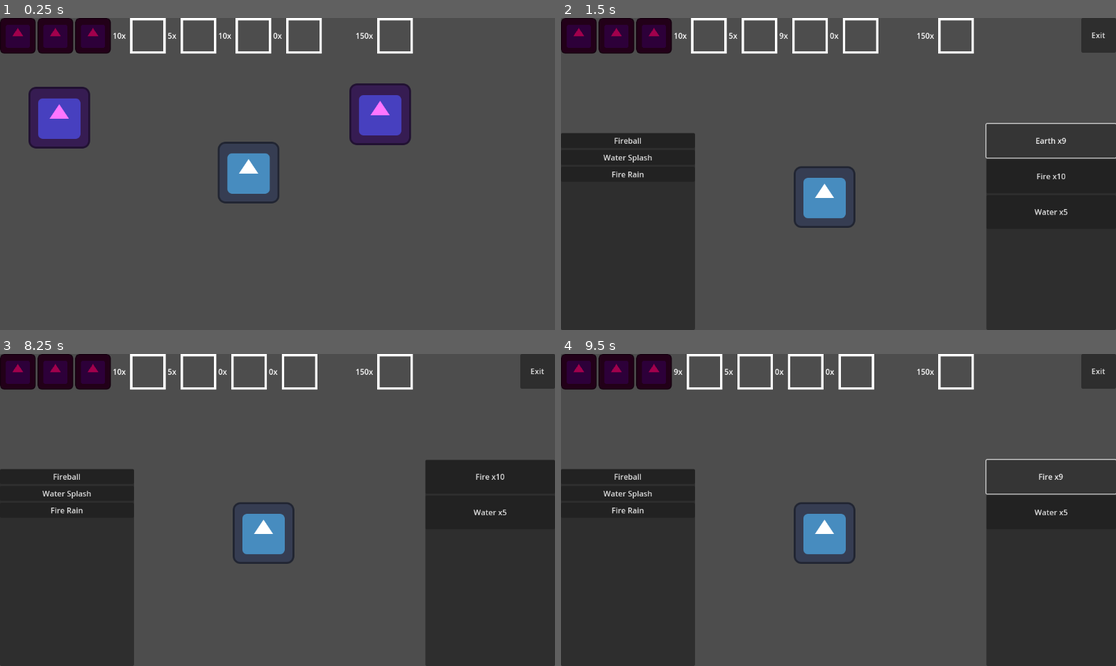
Above: before the commit, frames 1-4 (two rows, left to right).
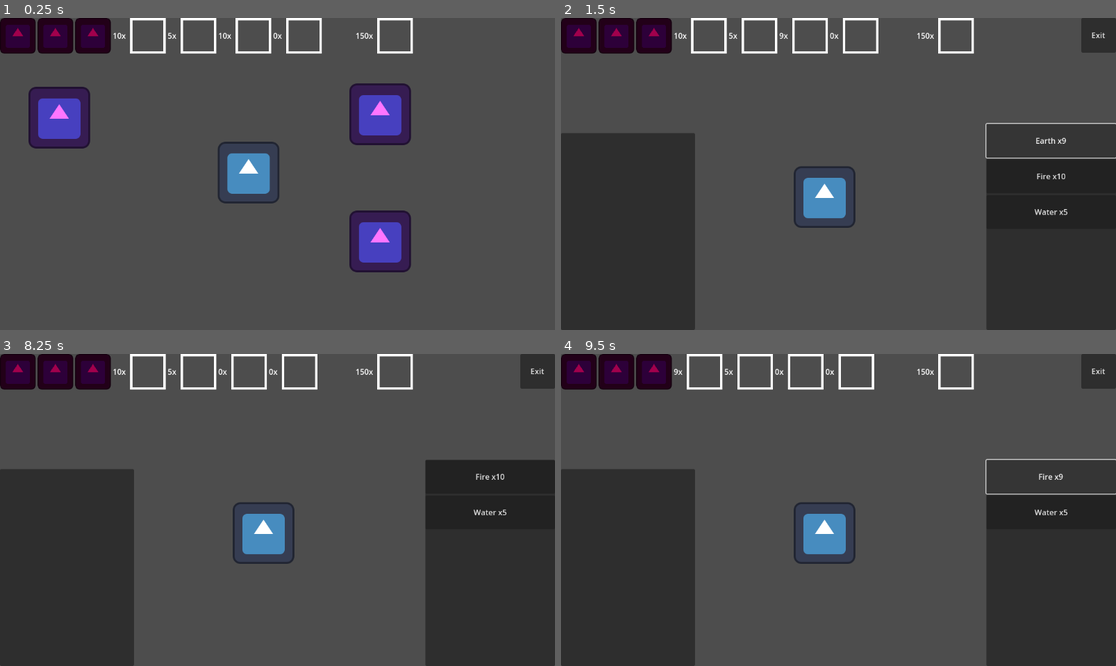
Above: after the commit, the same moments.

Repository: FixelDev/true-philosophers-stone
Game: Godot game, scene res://scenes/starting_level.tscn
The game is run twice, just before and just after one commit, with the same random seed, the same clock (stepped at 60 frames per second) and the same inputs. The engine's default icon, where the game draws it, is replaced by a stand-in: a white triangle on a blue panel in a dark square.
Inputs (mouse positions are in pixels of both pictures, inside the frame that each line leads up to):
- Up to frame 1 (0.25 s): no input
- Up to frame 2 (1.5 s): tap Enter at 0.5 s; move the mouse to (960, 158) at 0.52 s; hold D (right) 0.53-1.25 s; tap Mouse wheel down (change_spell_down) at 0.6 s; click (960, 158) at 0.67 s; tap Mouse wheel up (change_spell_up) at 0.8 s; click "Earth x10" at 1.25 s
- Up to frame 3 (8.25 s): click "Earth x9" at 2 s; click "Earth x8" at 2.75 s; click "Earth x7" at 3.5 s; click "Earth x6" at 4.25 s; click "Earth x5" at 5 s; click "Earth x4" at 5.75 s; click "Earth x3" at 6.5 s; click "Earth x2" at 7.25 s; click "Earth x1" at 8 s
- Up to frame 4 (9.5 s): click "Fire x10" at 8.75 s

The runs differ from the first frame. In frame 1, 2.2% of the frame differs, in the area x 62-75%, y 61-82%; in frame 2, 0.2%; in frame 3, 0.2%; in frame 4, 0.2%.

Commit message:
Finished spellbook, player can equip and unequip crafted spells, spells are being correctly equiped and can be casted by the player

Diff:
--- a/recipes/recipes_database.gd
+++ b/recipes/recipes_database.gd
@@ -32,3 +32,7 @@
 
 func _on_recipe_bought(id: String):
 	unlock_recipe(id)
+
+
+func are_all_recipes_unclocked() -> bool:
+	return unlocked_recipe_ids.size() == recipes.size()
--- a/recipes/recipes_database.tscn
+++ b/recipes/recipes_database.tscn
@@ -8,4 +8,3 @@
 [node name="RecipesDatabase" type="Node"]
 script = ExtResource("1_dceee")
 recipes = Array[Resource("res://recipes/recipe.gd")]([ExtResource("2_4h7f2"), ExtResource("3_7w6wg"), ExtResource("4_3n2h5")])
-unlocked_recipe_ids = Array[String](["fireball", "water_splash", "fire_rain"])
--- a/scenes/entities/player/player_spell_manager.gd
+++ b/scenes/entities/player/player_spell_manager.gd
@@ -8,6 +8,7 @@
 
 
 func _ready() -> void:
+	spellbook.add_equiped_spells()
 	spells_amount = spellbook.get_spells_amount()
 	equip_spell()
 
--- a/scenes/entities/player/spellbook.gd
+++ b/scenes/entities/player/spellbook.gd
@@ -1,11 +1,18 @@
 extends Node
 
 class_name Spellbook
+
+
+func add_equiped_spells() -> void:
+	for id in SpellDatabase.equiped_spell_ids:
+		var spell_scene: PackedScene = SpellDatabase.get_spell_scene(id)
+		var spell: Spell = spell_scene.instantiate()
+		add_child(spell)
 
 
 func get_spells_amount() -> int:
 	return get_children().size()
 
 
-func get_spell_by_index(index: int):
+func get_spell_by_index(index: int) -> Spell:
 	return get_child(index)
--- a/scenes/shop/shop.gd
+++ b/scenes/shop/shop.gd
@@ -27,6 +27,9 @@
 
 func randomize_recipe() -> void:
 	var randomized_recipe: Recipe
+
+	if RecipesDatabase.are_all_recipes_unclocked():
+		return
 
 	while true:
 		randomized_recipe = RecipesDatabase.get_random_recipe()
--- /dev/null
+++ b/scenes/spellbook_station/available_spell.gd
@@ -0,0 +1,28 @@
+extends Button
+
+class_name AvailableSpell
+
+var spell_id: String
+
+
+func _ready() -> void:
+	SpellDatabase.spell_equiped.connect(_on_spell_equiped)
+
+
+func set_spell(id: String) -> void:
+	spell_id = id
+
+	update_ui()
+
+
+func update_ui() -> void:
+	self.text = RecipesDatabase.get_recipe(spell_id).name
+
+
+func _on_spell_equiped(id: String):
+	if id == spell_id:
+		queue_free()
+
+
+func _on_pressed():
+	SpellDatabase.equip_spell(spell_id)
--- /dev/null
+++ b/scenes/spellbook_station/available_spell.tscn
@@ -0,0 +1,8 @@
+[gd_scene load_steps=2 format=3 uid="uid://bmq17p6cj24ej"]
+
+[ext_resource type="Script" path="res://scenes/spellbook_station/available_spell.gd" id="1_quhc4"]
+
+[node name="AvailableSpell" type="Button"]
+script = ExtResource("1_quhc4")
+
+[connection signal="pressed" from="." to="." method="_on_pressed"]
--- /dev/null
+++ b/scenes/spellbook_station/available_spells_panel.gd
@@ -0,0 +1,25 @@
+extends Panel
+
+@export var available_spell_scene: PackedScene
+@onready var available_spells_grid: GridContainer = %AvailableSpellsGrid
+
+
+func _ready() -> void:
+	SpellDatabase.spell_unequiped.connect(_on_spell_unequiped)
+
+
+	for id in SpellDatabase.available_spell_ids:
+		if SpellDatabase.equiped_spell_ids.has(id):
+			continue
+
+		instantiate_available_spell(id)
+
+
+func _on_spell_unequiped(id: String):
+	instantiate_available_spell(id)
+
+
+func instantiate_available_spell(id: String) -> void:
+	var available_spell: AvailableSpell = available_spell_scene.instantiate()
+	available_spells_grid.add_child(available_spell)
+	available_spell.set_spell(id)
--- /dev/null
+++ b/scenes/spellbook_station/selected_spells_panel.gd
@@ -0,0 +1,23 @@
+extends Panel
+
+@export var spellbook_slots: Array[SpellbookSlot]
+
+
+func _ready() -> void:
+	SpellDatabase.spell_equiped.connect(_on_spell_equiped)
+
+	for id in SpellDatabase.equiped_spell_ids:
+		equip_spell(id)
+
+
+func _on_spell_equiped(id: String) -> void:
+	equip_spell(id)
+
+
+func equip_spell(id: String) -> void:
+	for spellbook_slot in spellbook_slots:
+		if spellbook_slot.has_spell():
+			continue
+
+		spellbook_slot.set_spell(id)
+		break
--- /dev/null
+++ b/scenes/spellbook_station/spellbook_slot.gd
@@ -0,0 +1,45 @@
+extends ColorRect
+
+class_name SpellbookSlot
+
+@onready var remove_button: Button = $RemoveButton
+@onready var spell_name_text: Label = $SpellNameText
+
+var spell_id: String = ""
+
+
+func _ready() -> void:
+	SpellDatabase.spell_unequiped.connect(_on_spell_unequiped)
+
+
+func set_spell(id: String) -> void:
+	spell_id = id
+	update_ui()
+
+
+func update_ui() -> void:
+	if not has_spell():
+		spell_name_text.text = ""
+		remove_button.visible = false
+		return
+
+	spell_name_text.text = RecipesDatabase.get_recipe(spell_id).name
+	remove_button.visible = true
+
+
+func has_spell() -> bool:
+	return spell_id != ""
+
+
+func clear_slot() -> void:
+	spell_id = ""
+	update_ui()
+
+
+func _on_spell_unequiped(id: String) -> void:
+	if spell_id == id:
+		clear_slot()
+
+
+func _on_remove_button_pressed():
+	SpellDatabase.unequip_spell(spell_id)
--- /dev/null
+++ b/scenes/spellbook_station/spellbook_slot.tscn
@@ -0,0 +1,29 @@
+[gd_scene load_steps=2 format=3 uid="uid://c67ufxcoe5fvh"]
+
+[ext_resource type="Script" path="res://scenes/spellbook_station/spellbook_slot.gd" id="1_url2p"]
+
+[node name="SpellbookSlot" type="ColorRect"]
+custom_minimum_size = Vector2(100, 0)
+color = Color(0, 0, 0, 1)
+script = ExtResource("1_url2p")
+
+[node name="RemoveButton" type="Button" parent="."]
+visible = false
+layout_mode = 1
+offset_left = -12.0
+offset_top = -12.0
+offset_right = 12.0
+offset_bottom = 12.0
+text = "x"
+
+[node name="SpellNameText" type="Label" parent="."]
+layout_mode = 1
+anchors_preset = 15
+anchor_right = 1.0
+anchor_bottom = 1.0
+grow_horizontal = 2
+grow_vertical = 2
+horizontal_alignment = 1
+vertical_alignment = 1
+
+[connection signal="pressed" from="RemoveButton" to="." method="_on_remove_button_pressed"]
--- a/scenes/spellbook_station/spellbook_station.tscn
+++ b/scenes/spellbook_station/spellbook_station.tscn
@@ -1,4 +1,10 @@
-[gd_scene format=3 uid="uid://dumbs7gggw1ky"]
+[gd_scene load_steps=6 format=3 uid="uid://dumbs7gggw1ky"]
+
+[ext_resource type="Script" path="res://scenes/spellbook_station/available_spells_panel.gd" id="1_43e21"]
+[ext_resource type="Script" path="res://scenes/spellbook_station/selected_spells_panel.gd" id="1_gfjiw"]
+[ext_resource type="PackedScene" uid="uid://c67ufxcoe5fvh" path="res://scenes/spellbook_station/spellbook_slot.tscn" id="2_d2t0b"]
+[ext_resource type="PackedScene" uid="uid://bmq17p6cj24ej" path="res://scenes/spellbook_station/available_spell.tscn" id="2_lvlh2"]
+[ext_resource type="PackedScene" uid="uid://c5dkdfaw4o8pw" path="res://scenes/ui/exit_button.tscn" id="5_jnfyx"]
 
 [node name="SpellbookStation" type="Control"]
 layout_mode = 3
@@ -8,12 +14,15 @@
 grow_horizontal = 2
 grow_vertical = 2
 
-[node name="SelectedSpellsPanel" type="Panel" parent="."]
+[node name="SelectedSpellsPanel" type="Panel" parent="." node_paths=PackedStringArray("spellbook_slots")]
+unique_name_in_owner = true
 layout_mode = 1
 anchors_preset = 9
 anchor_bottom = 1.0
 offset_right = 809.0
 grow_vertical = 2
+script = ExtResource("1_gfjiw")
+spellbook_slots = [NodePath("HBoxContainer/SpellbookSlot"), NodePath("HBoxContainer/SpellbookSlot2"), NodePath("HBoxContainer/SpellbookSlot3")]
 
 [node name="HBoxContainer" type="HBoxContainer" parent="SelectedSpellsPanel"]
 layout_mode = 1
@@ -27,17 +36,14 @@
 grow_vertical = 2
 alignment = 1
 
-[node name="SpellbookSlot" type="ColorRect" parent="SelectedSpellsPanel/HBoxContainer"]
-custom_minimum_size = Vector2(100, 0)
+[node name="SpellbookSlot" parent="SelectedSpellsPanel/HBoxContainer" instance=ExtResource("2_d2t0b")]
 layout_mode = 2
 
-[node name="Button" type="Button" parent="SelectedSpellsPanel/HBoxContainer/SpellbookSlot"]
-layout_mode = 1
-offset_left = -12.0
-offset_top = -12.0
-offset_right = 12.0
-offset_bottom = 12.0
-text = "x"
+[node name="SpellbookSlot2" parent="SelectedSpellsPanel/HBoxContainer" instance=ExtResource("2_d2t0b")]
+layout_mode = 2
+
+[node name="SpellbookSlot3" parent="SelectedSpellsPanel/HBoxContainer" instance=ExtResource("2_d2t0b")]
+layout_mode = 2
 
 [node name="AvailableSpellsPanel" type="Panel" parent="."]
 layout_mode = 1
@@ -48,8 +54,11 @@
 offset_left = -342.0
 grow_horizontal = 0
 grow_vertical = 2
+script = ExtResource("1_43e21")
+available_spell_scene = ExtResource("2_lvlh2")
 
-[node name="GridContainer" type="GridContainer" parent="AvailableSpellsPanel"]
+[node name="AvailableSpellsGrid" type="GridContainer" parent="AvailableSpellsPanel"]
+unique_name_in_owner = true
 layout_mode = 1
 anchors_preset = 15
 anchor_right = 1.0
@@ -58,6 +67,6 @@
 grow_vertical = 2
 columns = 3
 
-[node name="Button" type="Button" parent="AvailableSpellsPanel/GridContainer"]
-layout_mode = 2
-text = "uhu"
+[node name="CanvasLayer" type="CanvasLayer" parent="."]
+
+[node name="ExitButton" parent="CanvasLayer" instance=ExtResource("5_jnfyx")]
--- a/scenes/spells/spell_database.gd
+++ b/scenes/spells/spell_database.gd
@@ -1,10 +1,32 @@
 extends Node
 
 
-@export var spell_scenes: Array[PackedScene]
+@export var spells: Dictionary
 @export var available_spell_ids: Array[String]
 @export var equiped_spell_ids: Array[String]
+
+signal spell_equiped(id: String)
+signal spell_unequiped(id: String)
 
 
 func add_new_spell(id: String) -> void:
 	available_spell_ids.append(id)
+
+
+func equip_spell(id: String) -> void:
+	equiped_spell_ids.append(id)
+	spell_equiped.emit(id)
+
+
+func unequip_spell(id: String) -> void:
+	var i: int = 0
+	for spell_id in equiped_spell_ids:
+		if spell_id == id:
+			equiped_spell_ids.remove_at(i)
+			spell_unequiped.emit(id)
+			break
+		i += 1
+
+
+func get_spell_scene(id: String) -> PackedScene:
+	return spells[id]
--- a/scenes/spells/spell_database.tscn
+++ b/scenes/spells/spell_database.tscn
@@ -6,4 +6,7 @@
 
 [node name="SpellDatabase" type="Node"]
 script = ExtResource("1_mc7uw")
-spell_scenes = Array[PackedScene]([ExtResource("2_1tabq"), ExtResource("3_b3diy")])
+spells = {
+"fireball": ExtResource("2_1tabq"),
+"water_splash": ExtResource("3_b3diy")
+}
--- a/scenes/spells/water_splash/water_splash.tscn
+++ b/scenes/spells/water_splash/water_splash.tscn
@@ -1,7 +1,9 @@
-[gd_scene load_steps=3 format=3 uid="uid://clxd8dlyc3gq0"]
+[gd_scene load_steps=4 format=3 uid="uid://clxd8dlyc3gq0"]
 
 [ext_resource type="PackedScene" uid="uid://csmohuvrc6ifj" path="res://scenes/spells/spell.tscn" id="1_tblto"]
 [ext_resource type="Script" path="res://scenes/spells/water_splash/water_splash.gd" id="2_tkn7t"]
+[ext_resource type="Resource" uid="uid://bd2m1xo4qbiaf" path="res://scenes/spells/water_splash/water_splash.tres" id="3_mmkmk"]
 
 [node name="WaterSplash" instance=ExtResource("1_tblto")]
 script = ExtResource("2_tkn7t")
+spell_stats = ExtResource("3_mmkmk")
--- a/scenes/starting_level.tscn
+++ b/scenes/starting_level.tscn
@@ -1,10 +1,11 @@
-[gd_scene load_steps=6 format=3 uid="uid://bbahuw0arpnd"]
+[gd_scene load_steps=7 format=3 uid="uid://bbahuw0arpnd"]
 
 [ext_resource type="PackedScene" uid="uid://caomwo0h5ydsq" path="res://scenes/ui/ui.tscn" id="1_m07hd"]
 [ext_resource type="PackedScene" uid="uid://bhk8drb6381j7" path="res://scenes/entities/player/player.tscn" id="1_qouyq"]
 [ext_resource type="PackedScene" uid="uid://c83g02tkliwap" path="res://scenes/entities/entrance.tscn" id="3_h1i8t"]
 [ext_resource type="PackedScene" uid="uid://c3ymcumcpvkko" path="res://scenes/shop/shop.tscn" id="4_4np07"]
 [ext_resource type="PackedScene" uid="uid://cososf1t7dm8" path="res://scenes/cauldron/cauldron.tscn" id="5_2nha2"]
+[ext_resource type="PackedScene" uid="uid://dumbs7gggw1ky" path="res://scenes/spellbook_station/spellbook_station.tscn" id="6_bpalt"]
 
 [node name="StartingLevel" type="Node2D"]
 
@@ -21,5 +22,10 @@
 position = Vector2(789, 200)
 scene_to_load = ExtResource("5_2nha2")
 
+[node name="EntranceSpellbookStation" parent="." instance=ExtResource("3_h1i8t")]
+position = Vector2(789, 464)
+scene_to_load = ExtResource("6_bpalt")
+
 [connection signal="body_entered" from="EntranceShop" to="EntranceShop" method="_on_body_entered"]
 [connection signal="body_entered" from="EntranceCauldron" to="EntranceCauldron" method="_on_body_entered"]
+[connection signal="body_entered" from="EntranceSpellbookStation" to="EntranceSpellbookStation" method="_on_body_entered"]
